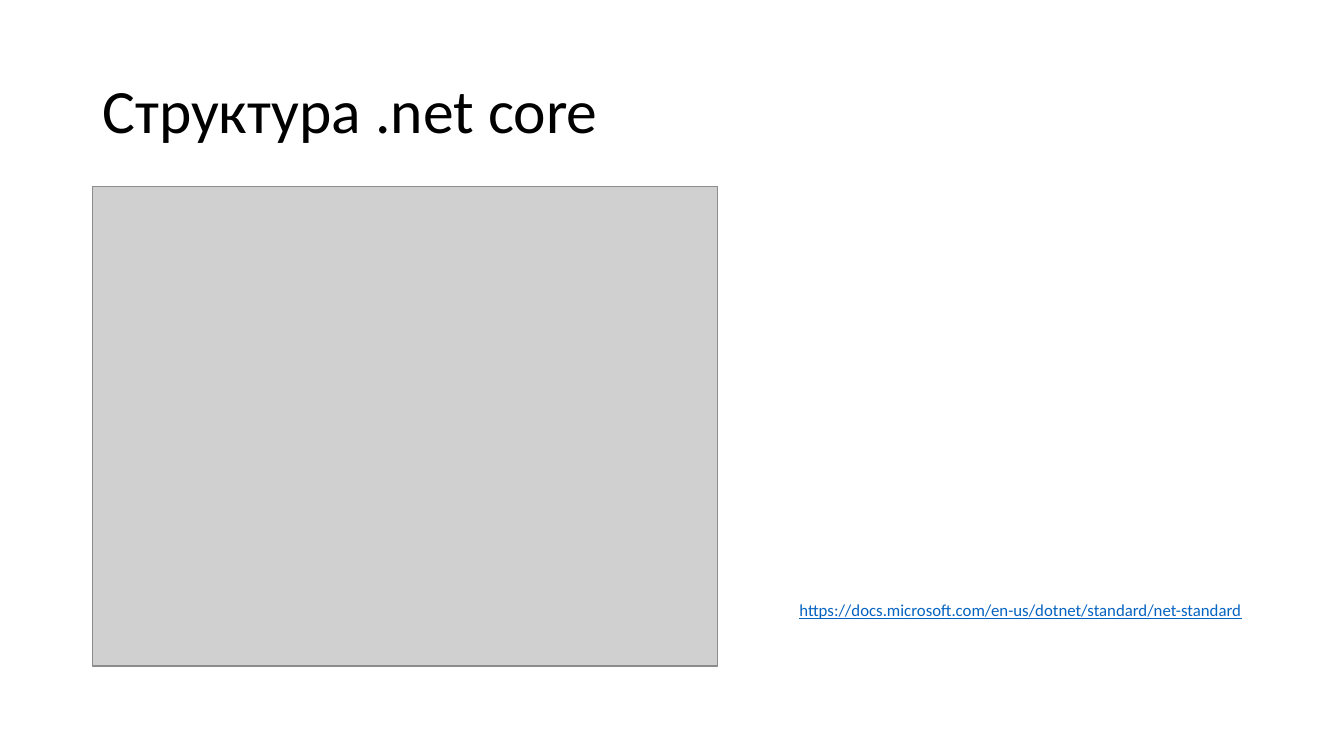
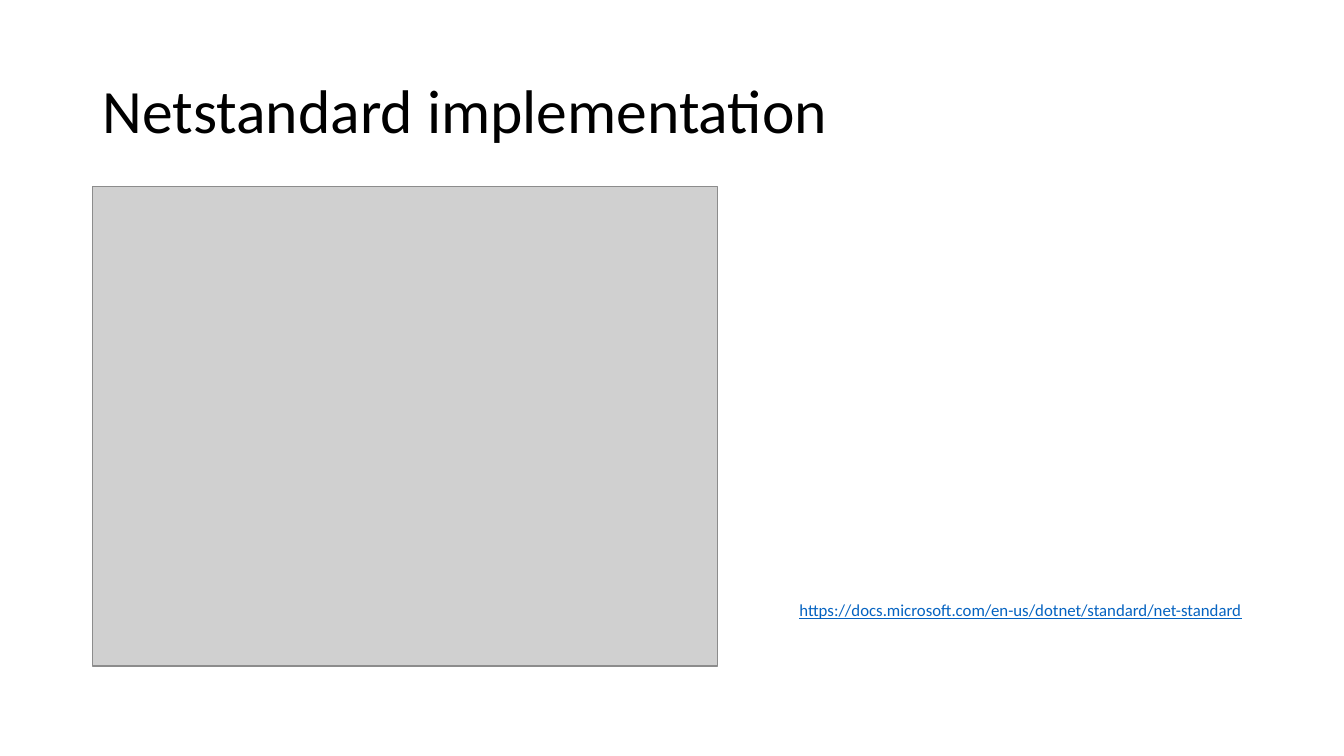
Before and after one commit to aensidhe/presentations, a slide deck: slide 4 of 2017/10/net core and linux in production.pptx (slide 6 before the commit). Drawn at 1344x756 pixels with LibreOffice and Linux fonts; fonts in the diff are those of the drawing; grey boxes stand for pictures. Boxes give left, top, right and bottom in pixels: in the first picture for what was removed or moved away, otherwise in the second. Text is boxed around its words. In the diff, an @@ line names an element or a change of style, - is before the commit and + after.

```diff
--- a/2017/10/net core and linux in production.pptx
+++ b/2017/10/net core and linux in production.pptx
@@ title at [102,90,827,143]: text changed @@
-Структура .net core
+Netstandard implementation
```
Also in this commit, not shown: 10 other slides changed, 2 slides added.
